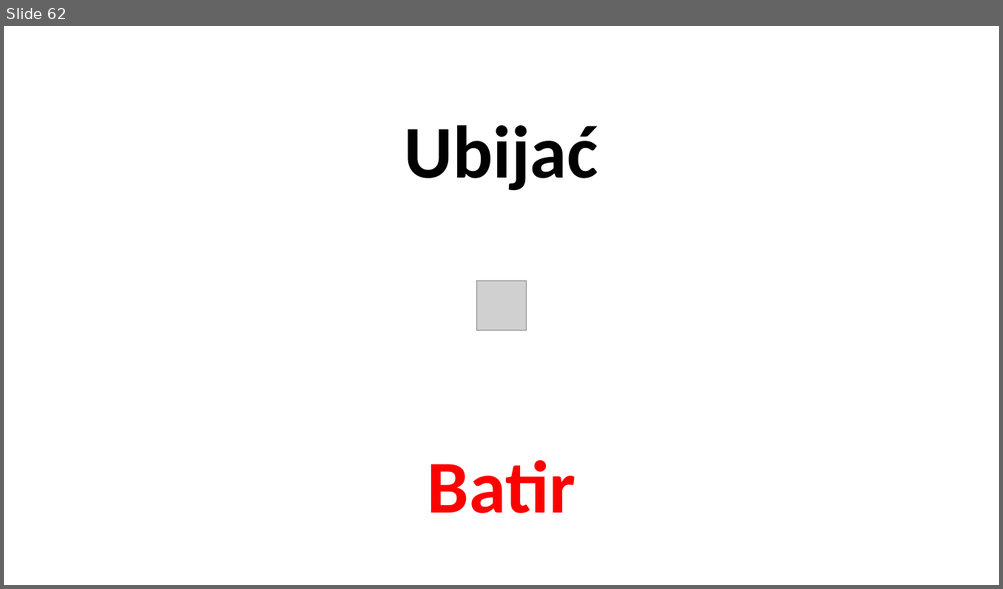
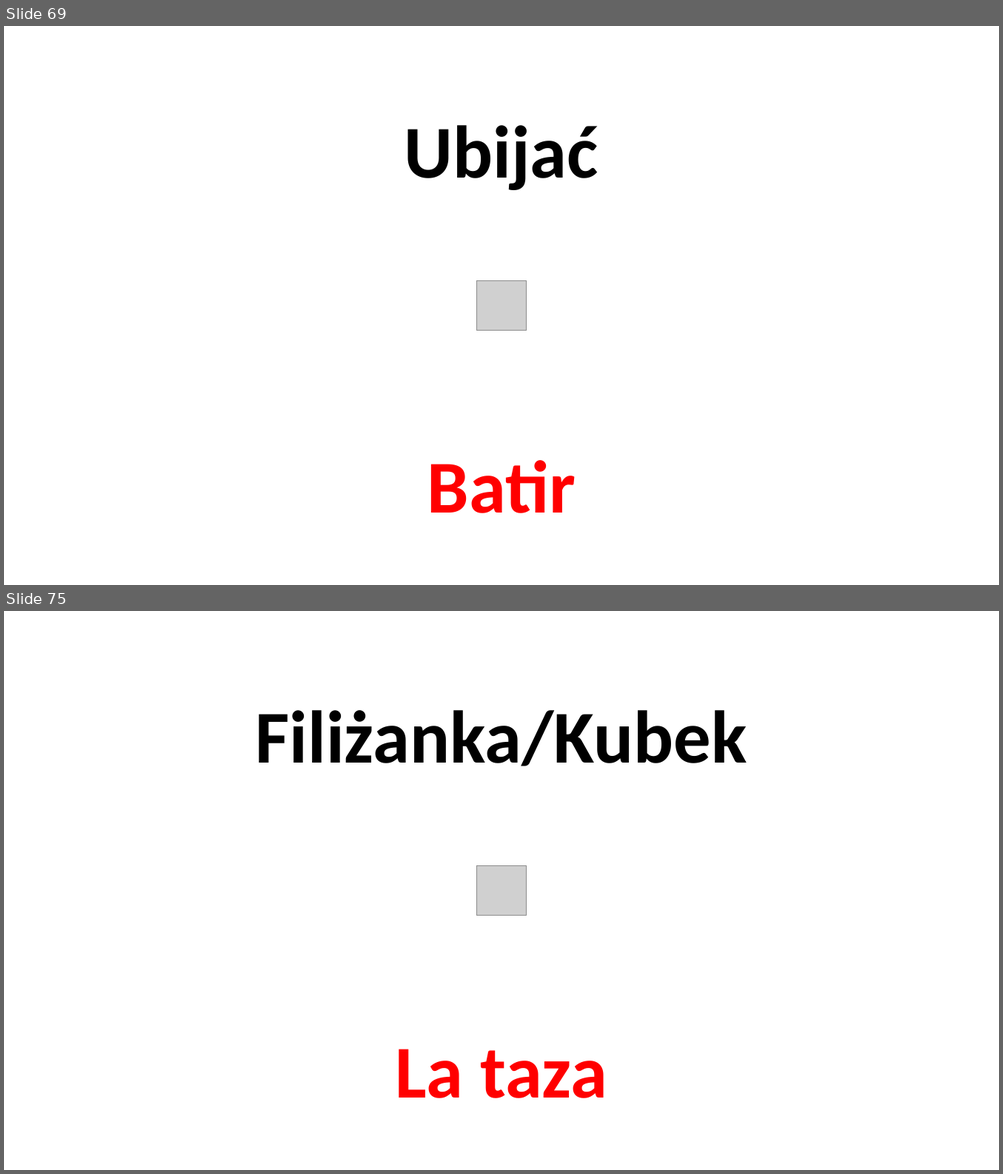
Before and after one commit to wojciechkrakowiak7-arch/Fajna-strona, a slide deck: pliki hiszpański/La comida.pptx. Shown one above the other, each under a label of ours: slide 62 before the commit, slides 69 and 75 after it; the slides between them are not shown. The pictures are 1003x589 and 1003x1174 pixels, drawn with LibreOffice and Linux fonts; fonts in the diff are those of the drawing; grey boxes stand for pictures. Boxes give left, top, right and bottom in pixels: in the first picture for what was removed or moved away, otherwise in the second. Text is boxed around its words. In the diff, an @@ line names an element or a change of style, - is before the commit and + after.

```diff
--- a/pliki hiszpański/La comida.pptx
+++ b/pliki hiszpański/La comida.pptx
@@ slide 75 added at [4,611,999,1170], background #FFFFFF @@
@@ title added at [255,710,746,766], 72 pt, text #000000, bold @@
+Filiżanka/Kubek
@@ picture added at [476,866,526,916] @@
@@ subtitle added at [395,1049,607,1099], 72 pt, text #FF0000, bold @@
+La taza
@@ what was slide 62 is now slide 69 @@
```
Also in this commit, not shown: 1 slide changed, 14 other slides added, 9 other files.
